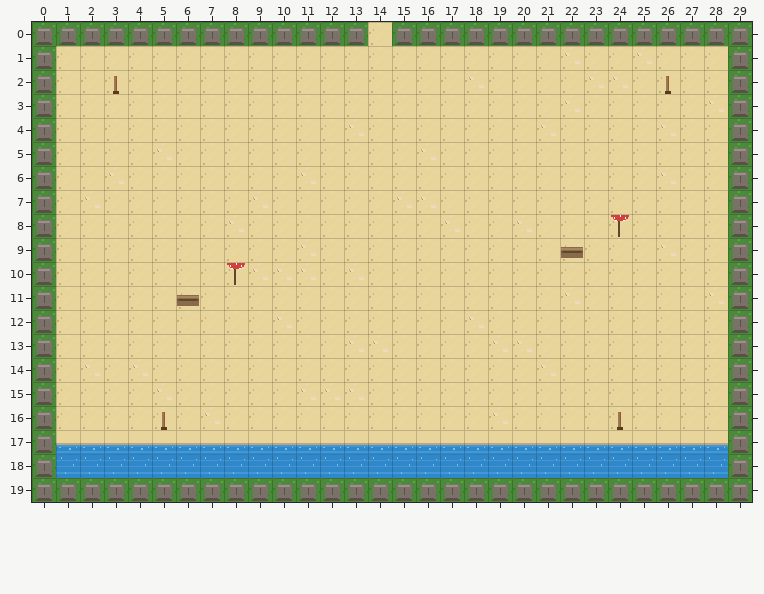
A Tiled map (JSON) gets an edit: public/lounge/assets/rooms/beach.tmj. The picture above was drawn from the file before the commit.
Cells are 16x16 px. Shown: x 0..29, y 0..19.
After:
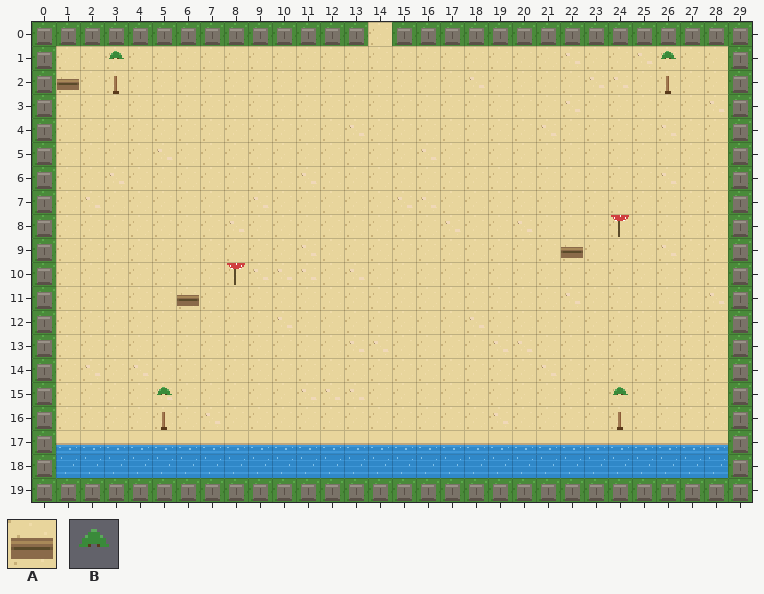
Key: from "outdoor_grove_v1": A 36, B 39.
_ is an empty cell.
The exact change:
Changed rows in their new state; . is an unchanged cell.
Layer "furniture_below":
first column x 1:
 2 A
Layer "furniture_above":
first column x 3:
 1 B......................B
first column x 5:
15 B..................B
Where, in picture pixels (left, top, right, bottom), the same in both pictures:
added: (109, 51, 124, 59)
added: (661, 51, 676, 59)
added: (57, 79, 79, 90)
added: (157, 387, 172, 395)
added: (613, 387, 628, 395)
